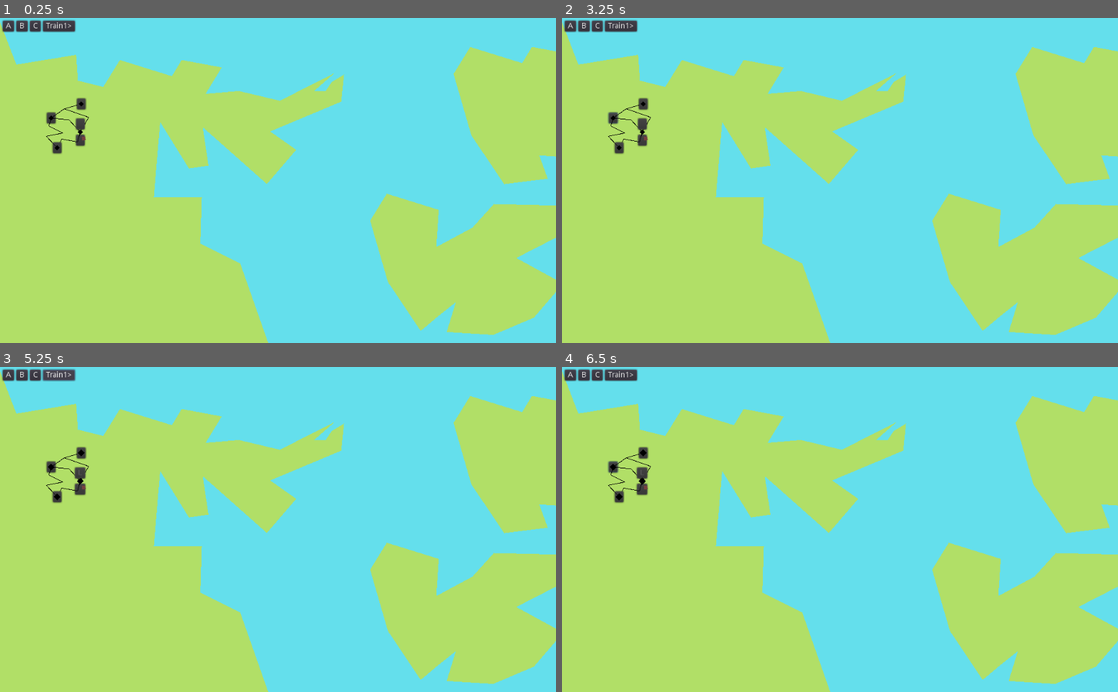
Above: before the commit, frames 1-4 (two rows, left to right).
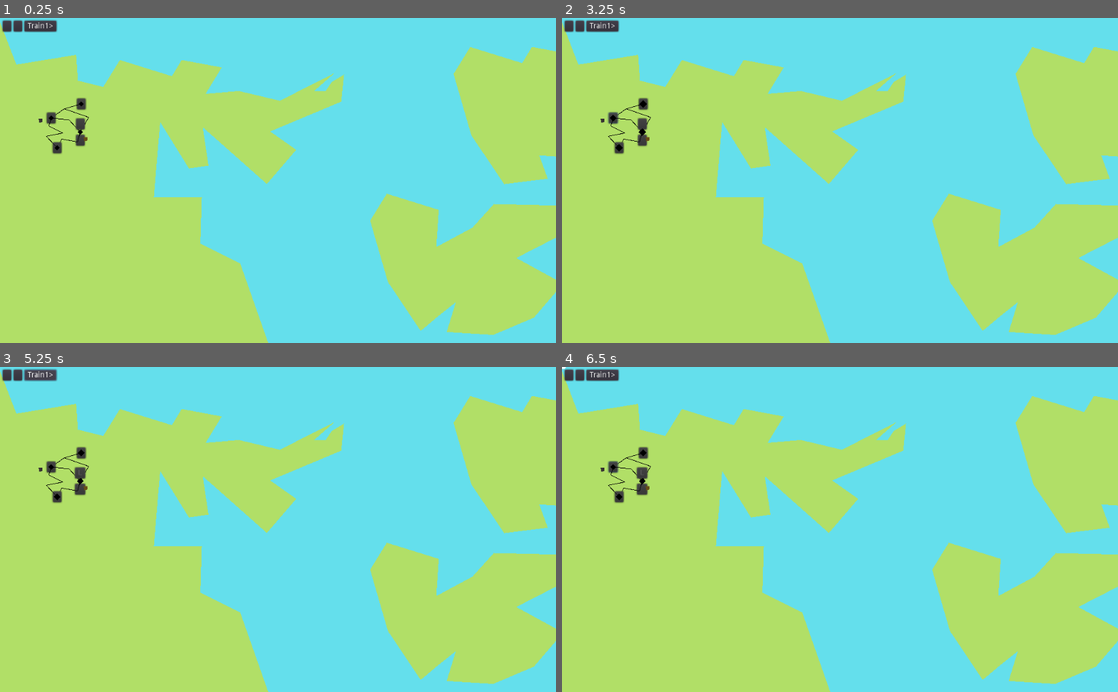
Above: after the commit, the same moments.

Repository: LeBoku/supply-chained
Game: Godot game, scene res://Game.tscn
Same seed, same stepped clock (60 frames per second), same inputs: the game is played once before the commit and once after it.
Inputs (mouse positions are in pixels of both pictures, inside the frame that each line leads up to):
- Up to frame 1 (0.25 s): no input
- Up to frame 2 (3.25 s): click (573, 24) at 0.5 s, where only the run before the commit has a clickable "A"; click (584, 24) at 1.25 s, where only the run before the commit has a clickable "B"; click (595, 24) at 2 s, where only the run before the commit has a clickable "C"; click (612, 118) at 2.77 s
- Up to frame 3 (5.25 s): click (5, 373) at 3.52 s; click (16, 373) at 4.27 s; click "Train1>" at 5 s
- Up to frame 4 (6.5 s): click (612, 467) at 5.77 s

The runs differ from the first frame. In frame 1, 0.3% of the frame differs, in the area x 1-16%, y 0-39%; in frame 2, 0.3%, in the area x 1-16%, y 0-42%; in frame 3, 0.3%; in frame 4, 0.3%.
Error after the commit: Invalid get index 'curve' (on base: 'Nil'). (res://router/Route.gd:30)

Commit message:
implemented requirements

Diff:
--- a/supply-chained/Game.tscn
+++ b/supply-chained/Game.tscn
@@ -8,6 +8,12 @@
 [ext_resource path="res://carriers/Hud.gd" type="Script" id=6]
 [ext_resource path="res://Production/Production.gd" type="Script" id=7]
 [ext_resource path="res://Production/Recipie.gd" type="Script" id=8]
+
+[sub_resource type="Resource" id=2]
+script = ExtResource( 8 )
+produces = PoolStringArray( "C" )
+time = 10.0
+requires = PoolStringArray( "L" )
 
 [sub_resource type="Resource" id=1]
 script = ExtResource( 8 )
@@ -53,31 +59,42 @@
 
 [node name="Rail4" parent="Map" instance=ExtResource( 3 )]
 points = PoolVector2Array( 149.333, 160.666, 118.333, 167.666, 163.333, 183.333, 148.667, 211.333 )
-stationA = NodePath("../Mine2")
+stationA = NodePath("../MineStation")
 stationB = NodePath("../Town")
 
-[node name="Mine" parent="Map" instance=ExtResource( 2 )]
-position = Vector2( 94.3333, 184.667 )
+[node name="MineStation" parent="Map" instance=ExtResource( 2 )]
+position = Vector2( 149.667, 158.667 )
 pickup_contents = [ null ]
 
 [node name="Rail3" parent="Map" instance=ExtResource( 3 )]
 points = PoolVector2Array( 149.333, 160.666, 118.333, 167.666, 94, 184.666 )
-stationA = NodePath("../Mine2")
+stationA = NodePath("../MineStation")
+stationB = NodePath("../MineStation1")
 
-[node name="Mine2" parent="Map" instance=ExtResource( 2 )]
-position = Vector2( 149.667, 158.667 )
+[node name="MineStation1" parent="Map" instance=ExtResource( 2 )]
+position = Vector2( 94.3333, 184.667 )
 pickup_contents = [ null ]
+
+[node name="Mine" type="Polygon2D" parent="Map"]
+position = Vector2( 72.2411, 187.669 )
+color = Color( 0.215686, 0.2, 0.2, 1 )
+polygon = PoolVector2Array( -1.16118, -1.84308, 5.64067, -1.99326, 6.2019, 4.18028, 0.163147, 5.83803 )
+script = ExtResource( 7 )
+recipies = [ SubResource( 2 ) ]
+produces_to = [ NodePath("../MineStation1") ]
+requires_from = [ NodePath("../MineStation1") ]
 
 [node name="Rail" parent="Map" instance=ExtResource( 3 )]
 points = PoolVector2Array( 149.333, 211, 127, 188, 94, 184.666 )
+stationB = NodePath("../MineStation1")
 
 [node name="Town" parent="Map" instance=ExtResource( 2 )]
 position = Vector2( 148, 210.667 )
 pickup_contents = [ null, null ]
 
-[node name="LaborProduction" type="Polygon2D" parent="Map"]
-position = Vector2( 151.524, 220.866 )
-color = Color( 0.458824, 0.254902, 0.254902, 1 )
+[node name="Housing" type="Polygon2D" parent="Map"]
+position = Vector2( 155.232, 221.925 )
+color = Color( 0.407843, 0.305882, 0.0980392, 1 )
 polygon = PoolVector2Array( -1.16118, -1.84308, 5.64067, -1.99326, 6.2019, 4.18028, 0.163147, 5.83803 )
 script = ExtResource( 7 )
 recipies = [ SubResource( 1 ) ]
@@ -94,6 +111,7 @@
 [node name="Rail2" parent="Map" instance=ExtResource( 3 )]
 points = PoolVector2Array( 104.667, 239.666, 85.3333, 218.333, 116, 212.333, 90, 199.666, 92.6667, 184.666 )
 stationA = NodePath("../Farm")
+stationB = NodePath("../MineStation1")
 
 [node name="CarriersHud" type="VBoxContainer" parent="."]
 margin_left = 5.0
@@ -111,7 +129,8 @@
 antialiased = true
 polygon = PoolVector2Array( -6, -3, 5, -3, 7, 0, 5, 3, -6, 3 )
 script = ExtResource( 5 )
-cargo = [ "A", "B", "C" ]
+cargo = [ null, null ]
 
-[connection signal="resources_produced" from="Map/LaborProduction" to="Map/Town" method="_on_resources_produced"]
+[connection signal="resources_produced" from="Map/Mine" to="Map/Town" method="_on_resources_produced"]
+[connection signal="resources_produced" from="Map/Housing" to="Map/Town" method="_on_resources_produced"]
 [connection signal="carrier_selected" from="CarriersHud/Train1Hud" to="." method="_on_carrier_selected"]
--- a/supply-chained/Production/Production.gd
+++ b/supply-chained/Production/Production.gd
@@ -8,13 +8,16 @@
 
 const Util = preload("res://util/Util.gd")
 
+onready var _produces_to = convert_node_paths(produces_to)
+onready var _requires_from = convert_node_paths(requires_from)
+
 func _ready():
 	while is_instance_valid(self):
 		yield(start_production(), 'completed')
 
 func start_production():
 	var recipie = yield(get_recipie(), 'completed')
-	yield(get_tree().create_timer(recipie.time),  "timeout")
+	yield(produce(recipie), 'completed')
 	yield(finalize_production(recipie), 'completed')
 
 func finalize_production(recipie: Recipie):
@@ -22,12 +25,32 @@
 
 	for index in range(len(recipie.produces)):
 		var resource = recipie.produces[index]
-		var target = get_node(produces_to[index]) as Station
+		var target = _produces_to[index] as Station
 		target.dropoff(0, resource)
 
 func get_recipie():
 	yield(get_tree().create_timer(0),  "timeout")
-	return recipies[0] as Recipie
+
+	while is_instance_valid(self):
+		for r in recipies:
+			if has_requirements(r):
+				return recipies[0] as Recipie
+
+		var awaitables = Util.get_as_awaitables(_requires_from, 'contents_changed')
+		yield(Util.yield_await_first(awaitables), 'completed')
+
+func produce(recipie: Recipie):
+	for index in range(len(recipie.requires)):
+		_requires_from[index].dropoff(0, null)
+
+	yield(get_tree().create_timer(recipie.time),  "timeout")
+
+func has_requirements(recipie: Recipie):
+	var has = true
+	for index in range(len(recipie.requires)):
+		has = has and _requires_from[index].has_content(0, recipie.requires[index])
+
+	return has
 
 func wait_for_space():
 	yield(get_tree().create_timer(0),  "timeout")
@@ -37,11 +60,17 @@
 		has_space = true
 		var wait_for = []
 
-		for s in produces_to:
-			var station := get_node(s) as Station
-			if not station.has_space(0):
+		for s in _produces_to:
+			var station := s as Station
+			if not station.has_content(0, null):
 				wait_for.append([station, 'contents_changed'])
 				has_space = false
 
 		if not has_space:
-			yield(Util.yield_await_first(wait_for), 'completed')
+			yield(Util.yield_await_all(wait_for), 'completed')
+
+func convert_node_paths(paths:Array):
+	var nodes = []
+	for path in paths:
+		nodes.append(get_node((path)))
+	return nodes
--- a/supply-chained/station/Station.gd
+++ b/supply-chained/station/Station.gd
@@ -26,8 +26,8 @@
 	else:
 		$PickupPoints.set_enabled(state)
 
-func has_space(index:int):
-	return pickup_contents[index] == null
+func has_content(index:int, content):
+	return pickup_contents[index] == content
 
 func pickup(index: int):
 	yield(get_tree().create_timer(2), "timeout")
--- a/supply-chained/util/Util.gd
+++ b/supply-chained/util/Util.gd
@@ -4,6 +4,12 @@
 
 static func propagate_signal(node: Node, signal_name: String, to_node:Node, to_signal_name:String, arguments:Array=[]):
 	node.connect(signal_name, to_node, "emit_signal", [to_signal_name] + arguments)
+
+static func get_as_awaitables(nodes: Array, signal_name: String):
+	var awaitables = []
+	for node in nodes:
+		awaitables.append([node, signal_name])
+	return awaitables
 
 static func yield_await_first(awaitables: Array):
 	var yielder = load("res://util/YieldUtil.gd").new()
Not shown: 1 places in supply-chained/Game.tscn that only renumber resources
